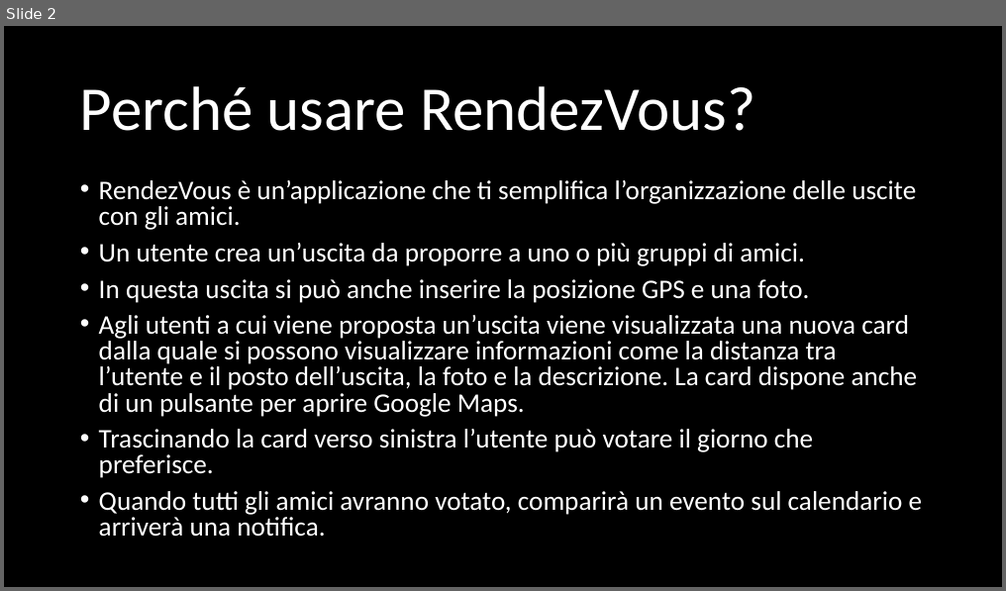
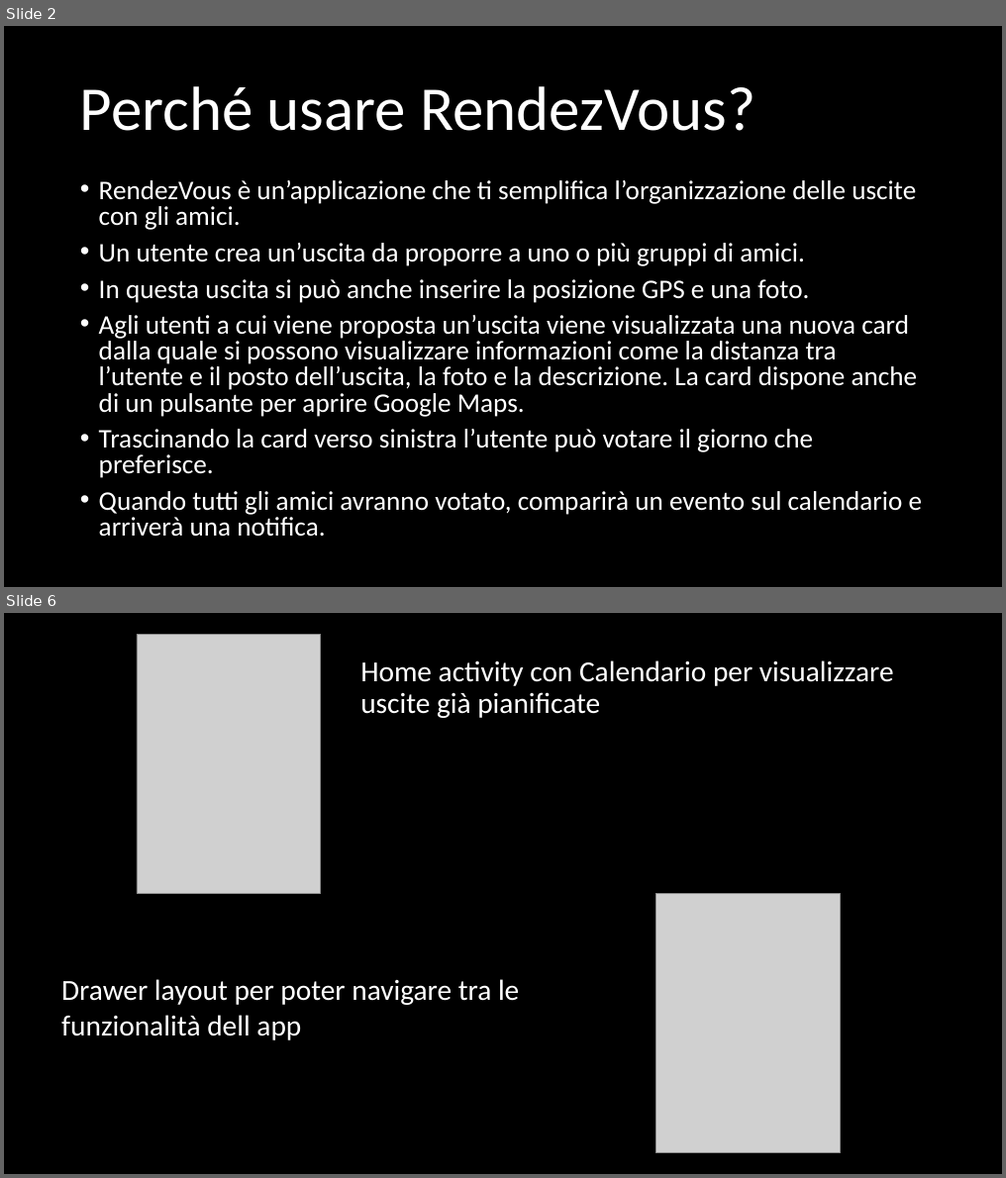
Before and after one commit to Sofy24/RendezVous, a slide deck: RendezVous.pptx. Shown one above the other, each under a label of ours: slide 2 before the commit, slides 2 and 6 after it; the slides between them are not shown. The pictures are 1006x591 and 1006x1178 pixels, drawn with LibreOffice and Linux fonts; fonts in the diff are those of the drawing; grey boxes stand for pictures; background and template pictures are left out. Boxes give left, top, right and bottom in pixels: in the first picture for what was removed or moved away, otherwise in the second. Text is boxed around its words. In the diff, an @@ line names an element or a change of style, - is before the commit and + after.

```diff
--- a/RendezVous.pptx
+++ b/RendezVous.pptx
@@ slide 6 added at (4,613,1002,1174), background picture (left out) @@
@@ picture added at (137,634,321,894) @@
@@ text added at (360,661,894,718), 28 pt, text #FFFFFF @@
+Home activity con Calendario per visualizzare uscite già pianificate
@@ picture added at (656,894,841,1154) @@
@@ text added at (61,979,519,1041), 28 pt, text #FFFFFF @@
+Drawer layout per poter navigare tra le funzionalità dell app
```
Also in this commit, not shown: 1 slide changed, 4 other slides added.
